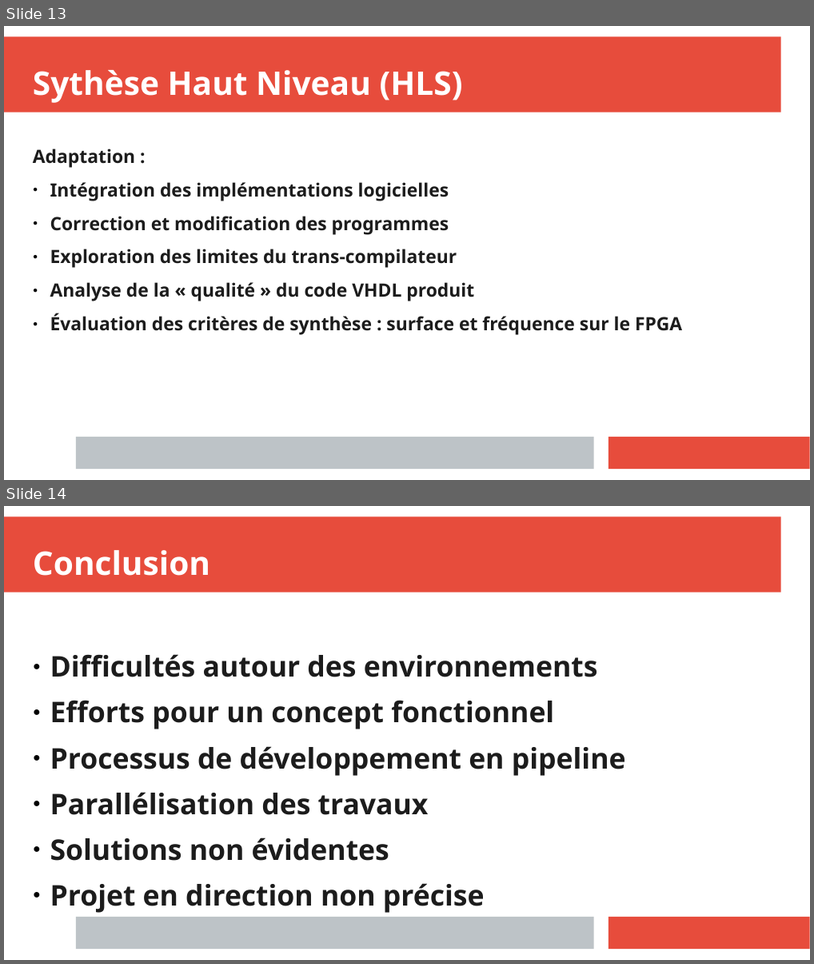
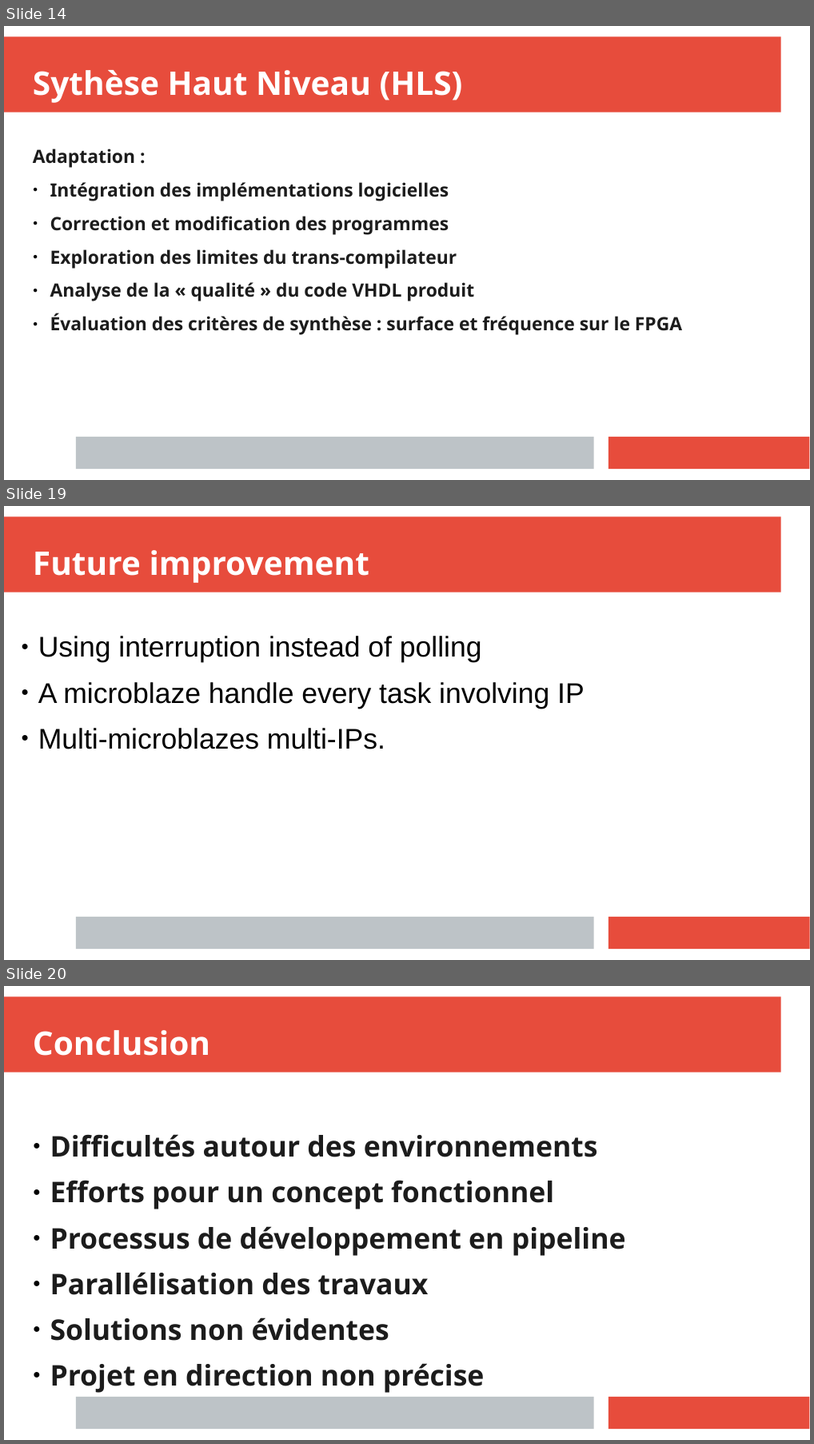
Before and after one commit to anisghaoui/A2, a slide deck: presentation_finale/prensent_A2_ghaoui.pptx. Shown one above the other, each under a label of ours: slides 13 and 14 before the commit, slides 14, 19 and 20 after it; the slides between them are not shown. The pictures are 814x964 and 814x1444 pixels, drawn with LibreOffice and Linux fonts; fonts in the diff are those of the drawing. Boxes give left, top, right and bottom in pixels: in the first picture for what was removed or moved away, otherwise in the second. Text is boxed around its words. In the diff, an @@ line names an element or a change of style, - is before the commit and + after.

```diff
--- a/presentation_finale/prensent_A2_ghaoui.pptx
+++ b/presentation_finale/prensent_A2_ghaoui.pptx
@@ slide 19 added at [4,506,810,960], background #FFFFFF; not listed: 3 template elements that a slide beside it also shows @@
@@ text added at [33,550,370,583], 32 pt, text #FFFFFF, bold @@
+Future improvement
@@ text added at [38,636,585,749], 28 pt, text #000000 @@
+● Using interruption instead of polling
+● A microblaze handle every task involving IP
+● Multi-microblazes multi-IPs.
@@ what was slide 13 is now slide 14 @@
@@ what was slide 14 is now slide 20 @@
```
Also in this commit, not shown: 6 other slides added, 1 slide removed, 14 other files.
